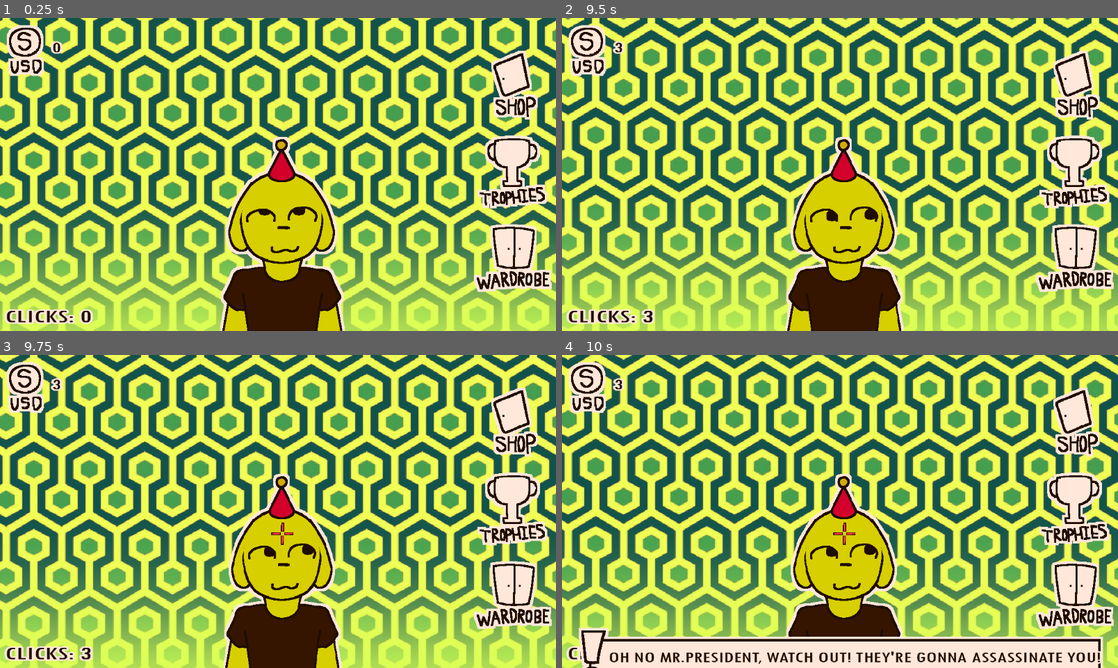
Above: before the commit, frames 1-4 (two rows, left to right).
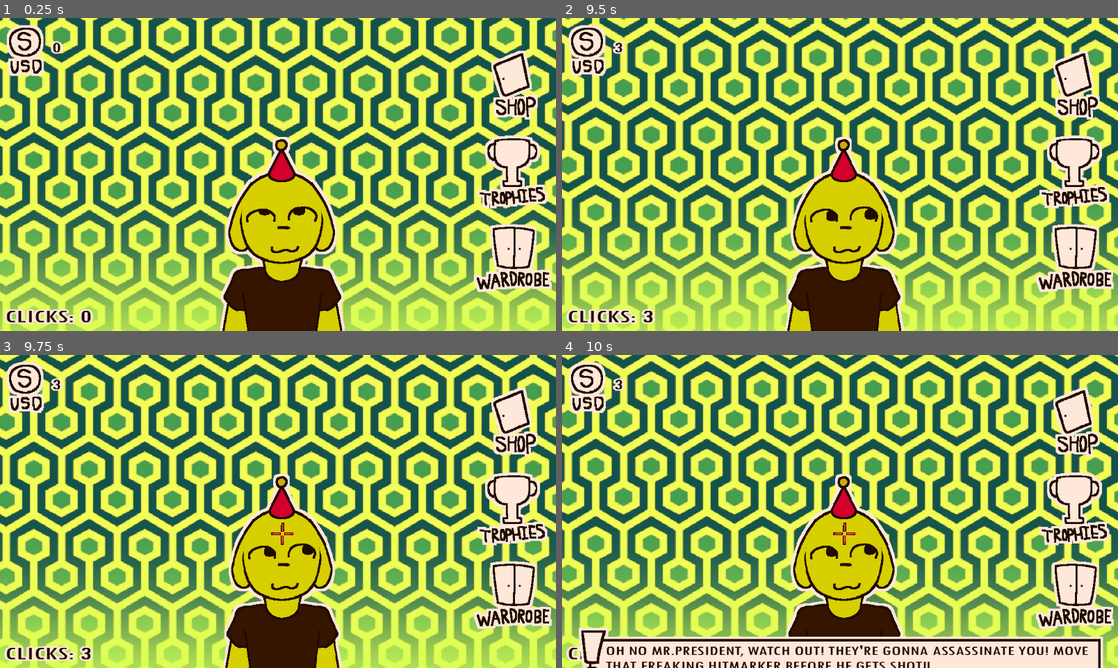
Above: after the commit, the same moments.

Repository: MeltyKelpy/computerShrilow
Game: Godot game, scene res://scenes/tComputer.tscn
Same seed, same stepped clock (60 frames per second), same inputs: the game is played once before the commit and once after it.
Inputs (mouse positions are in pixels of both pictures, inside the frame that each line leads up to):
- Up to frame 1 (0.25 s): no input
- Up to frame 2 (9.5 s): click (845, 230) at 0.5 s; click (1073, 83) at 1.25 s; click (1073, 259) at 2 s; click (1073, 171) at 2.75 s; click (845, 230) at 3.5 s; click (1073, 83) at 4.25 s; click (1073, 259) at 5 s; click (1073, 171) at 5.75 s; click (845, 230) at 6.5 s; click (1073, 83) at 7.25 s; click (1073, 259) at 8 s; click (1073, 171) at 8.75 s
- Up to frame 3 (9.75 s): move the mouse to (400, 495) at 9.52 s; tap E (eventText) at 9.6 s
- Up to frame 4 (10 s): no input

Frames 1-3 are identical in both runs. In frame 4, 2.8% of the frame differs, in the area x 7-97%, y 92-100%.

Commit message:
imgoin gto bed

Diff:
--- a/scenes/t_computer.gd
+++ b/scenes/t_computer.gd
@@ -38,7 +38,7 @@
 		var cacapoopyGOD3 = preload("res://technical/events/eventIndicator.tscn")
 		var caca2 = cacapoopyGOD3.instantiate()
 		add_child(caca2)
-		caca2.warn("OH NO MR.PRESIDENT, WATCH OUT! THEY'RE GONNA ASSASSINATE YOU!")
+		caca2.warn("OH NO MR.PRESIDENT, WATCH OUT! THEY'RE GONNA ASSASSINATE YOU! MOVE THAT FREAKING HITMARKER BEFORE HE GETS SHOT!!")
 		caca.reparent($Shrilow)
 		$Shrilow/Hitmarker.position.x = -29
 		$Shrilow/Hitmarker.position.y = -303
--- a/technical/events/eventIndicator.tscn
+++ b/technical/events/eventIndicator.tscn
@@ -6,7 +6,7 @@
 
 [sub_resource type="Animation" id="Animation_404bo"]
 resource_name = "POPUP"
-length = 3.0
+length = 4.0
 tracks/0/type = "value"
 tracks/0/imported = false
 tracks/0/enabled = true
@@ -14,7 +14,7 @@
 tracks/0/interp = 1
 tracks/0/loop_wrap = true
 tracks/0/keys = {
-"times": PackedFloat32Array(0, 0.766667, 2.2, 3),
+"times": PackedFloat32Array(0, 0.766667, 3.2, 4),
 "transitions": PackedFloat32Array(0.353553, 1, 3.36358, 1),
 "update": 0,
 "values": [Vector2(576, 624), Vector2(576, 324), Vector2(576, 324), Vector2(576, 649)]
@@ -26,7 +26,7 @@
 tracks/1/interp = 1
 tracks/1/loop_wrap = true
 tracks/1/keys = {
-"times": PackedFloat32Array(3),
+"times": PackedFloat32Array(4),
 "transitions": PackedFloat32Array(1),
 "values": [{
 "args": [],
@@ -63,14 +63,15 @@
 texture = ExtResource("1_dpthf")
 
 [node name="Warning" type="Label" parent="eventer"]
-offset_left = -480.0
-offset_top = 233.0
-offset_right = -202.0
-offset_bottom = 303.0
+offset_left = -486.0
+offset_top = 221.0
+offset_right = 528.0
+offset_bottom = 319.0
 scale = Vector2(1, 0.6)
 theme = ExtResource("2_hswlr")
-theme_override_font_sizes/font_size = 50
+theme_override_font_sizes/font_size = 45
 text = "WARNING MESSAGE"
+autowrap_mode = 3
 
 [node name="AnimationPlayer" type="AnimationPlayer" parent="."]
 libraries = {
--- a/technical/items.gd
+++ b/technical/items.gd
@@ -27,7 +27,7 @@
 	"UpgradeIncrease":0,
 	"Owned":false,
 	"Cost":25,
-	"ScenePath":"res://technical/items/autoclicker.tscn"
+	"ScenePath":null
 	}
 	]
 
--- a/technical/melanies_item.gd
+++ b/technical/melanies_item.gd
@@ -49,7 +49,7 @@
 
 func _on_button_pressed() -> void:
 	if ItemValues.money >= ItemValues.itemInfomation[ItemID]["Cost"] and MaxedOut == false:
-		if ItemValues.itemInfomation[ItemID]["Owned"] == false:
+		if ItemValues.itemInfomation[ItemID]["Owned"] == false and ItemValues.itemInfomation[ItemID]["ScenePath"] != null:
 			var cacapoopyGOD = load(ItemValues.itemInfomation[ItemID]["ScenePath"])
 			var caca = cacapoopyGOD.instantiate()
 			add_child(caca)
